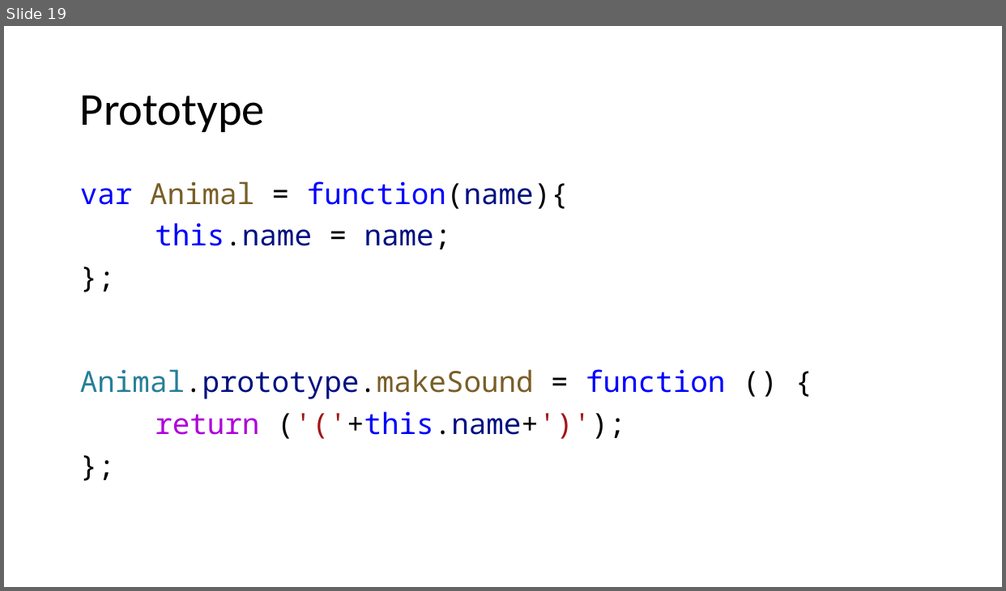
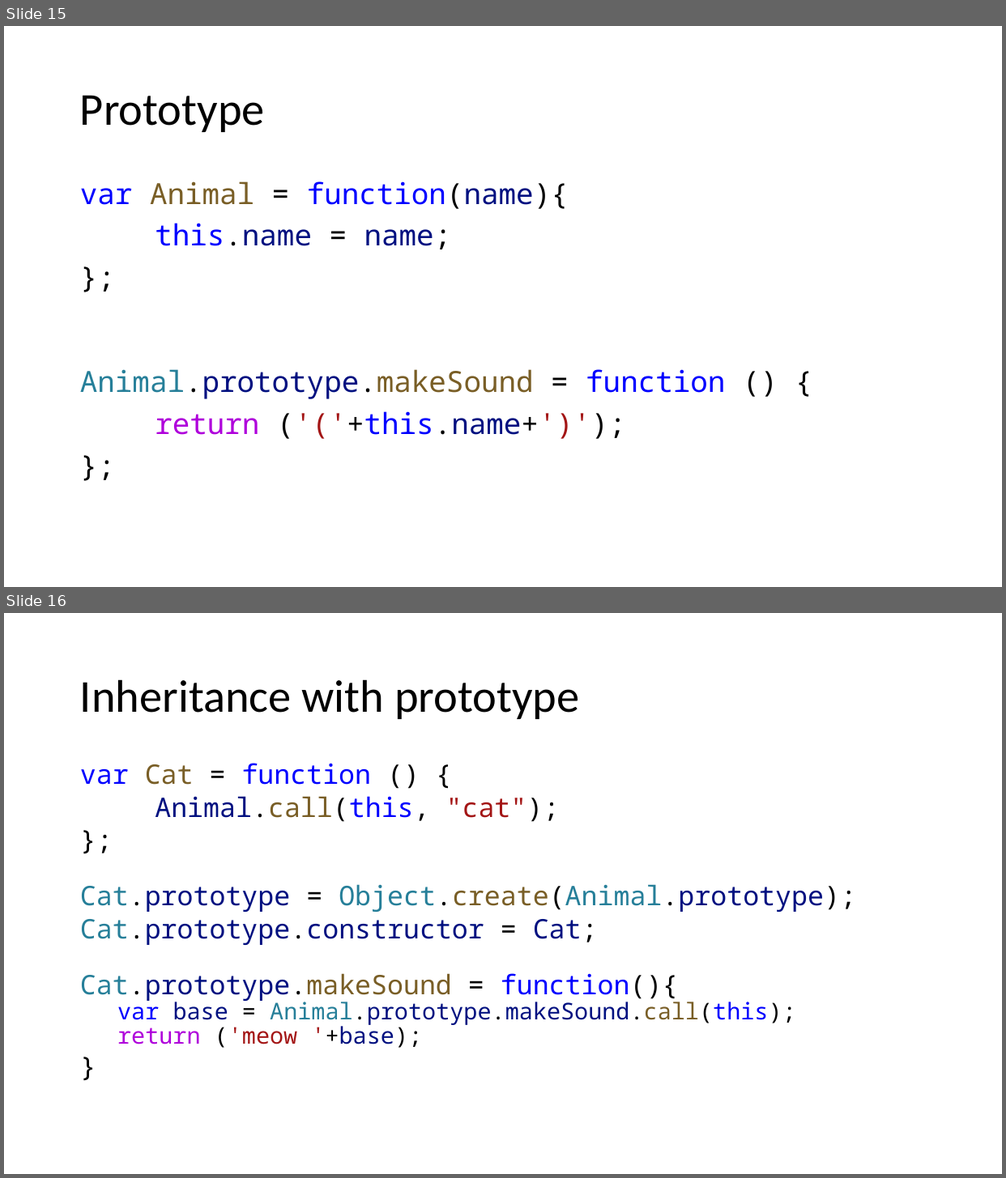
Before and after one commit to dankrz/JsTraining, a slide deck: JsTraining-presentation/JS Training.pptx. Shown one above the other, each under a label of ours: slide 19 before the commit, slides 15 and 16 after it. The pictures are 1006x591 and 1006x1178 pixels, drawn with LibreOffice and Linux fonts; fonts in the diff are those of the drawing. Boxes give left, top, right and bottom in pixels: in the first picture for what was removed or moved away, otherwise in the second. Text is boxed around its words. In the diff, an @@ line names an element or a change of style, - is before the commit and + after.

```diff
--- a/JsTraining-presentation/JS Training.pptx
+++ b/JsTraining-presentation/JS Training.pptx
@@ slide 16 added at [4,613,1002,1174], background #FFFFFF @@
@@ title added at [80,679,579,719], 44 pt, text #000000 @@
+Inheritance with prototype
@@ text added at [80,763,856,1048], 25.9 pt, text #001080 @@
+var Cat = function () {
+Animal.call(this, "cat");
+};
+Cat.prototype = Object.create(Animal.prototype);
+Cat.prototype.constructor = Cat;
+Cat.prototype.makeSound = function(){
+  var base = Animal.prototype.makeSound.call(this);
+  return ('meow '+base);
+}
@@ what was slide 19 is now slide 15 @@
```
Also in this commit, not shown: 4 slides changed, 7 other slides added, 1 slide removed, 8 other files.
